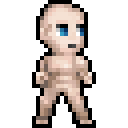
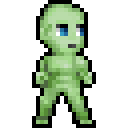
Layers edited between the first and the second 128 x 128 image:
added layer "chloromorph" above "hue overlay" over [36, 4, 92, 124]
painted on "skin_light" over [84, 28, 88, 36]
